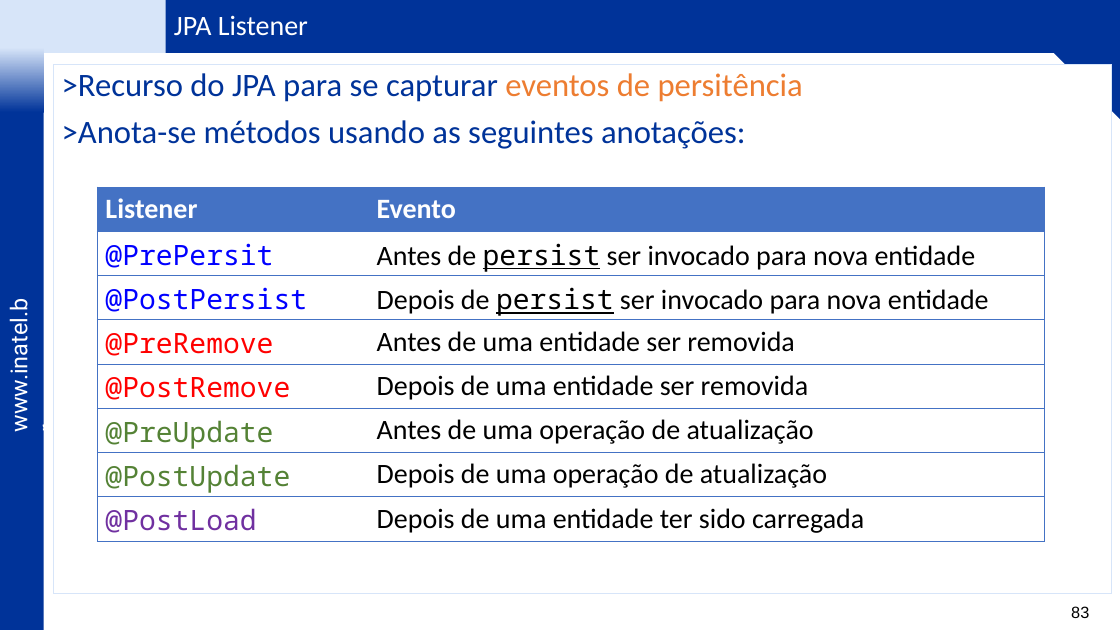
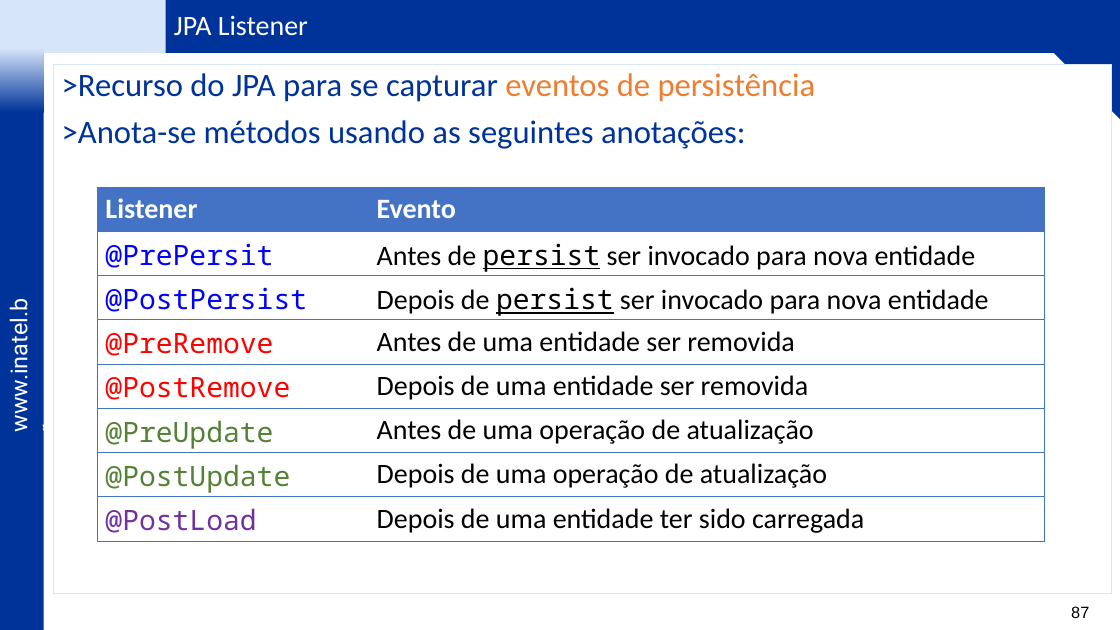
Before and after one commit to vitor-figueiredo/Lab_JPA, a slide deck: slide 87 of _docs/IDP Labs - JPA - v6.pptx (slide 83 before the commit). Drawn at 1120x630 pixels with LibreOffice and Linux fonts; fonts in the diff are those of the drawing; background and template pictures are left out. Boxes give left, top, right and bottom in pixels: in the first picture for what was removed or moved away, otherwise in the second. Text is boxed around its words. In the diff, an @@ line names an element or a change of style, - is before the commit and + after.

```diff
--- a/_docs/IDP Labs - JPA - v6.pptx
+++ b/_docs/IDP Labs - JPA - v6.pptx
@@ text in rectangle at [62, 73, 816, 102]: text changed @@
->Recurso do JPA para se capturar eventos de persitência
+>Recurso do JPA para se capturar eventos de persistência
@@ page number at [1071, 606, 1089, 618]: text changed @@
-83
+87
```
Also in this commit, not shown: 23 other slides changed, 4 slides added, 2 other files.
